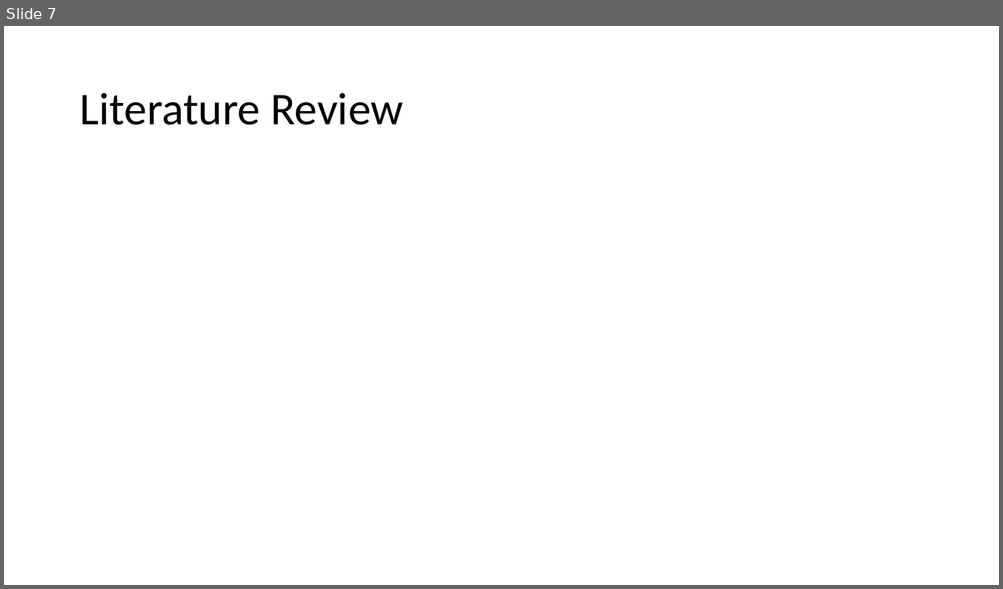
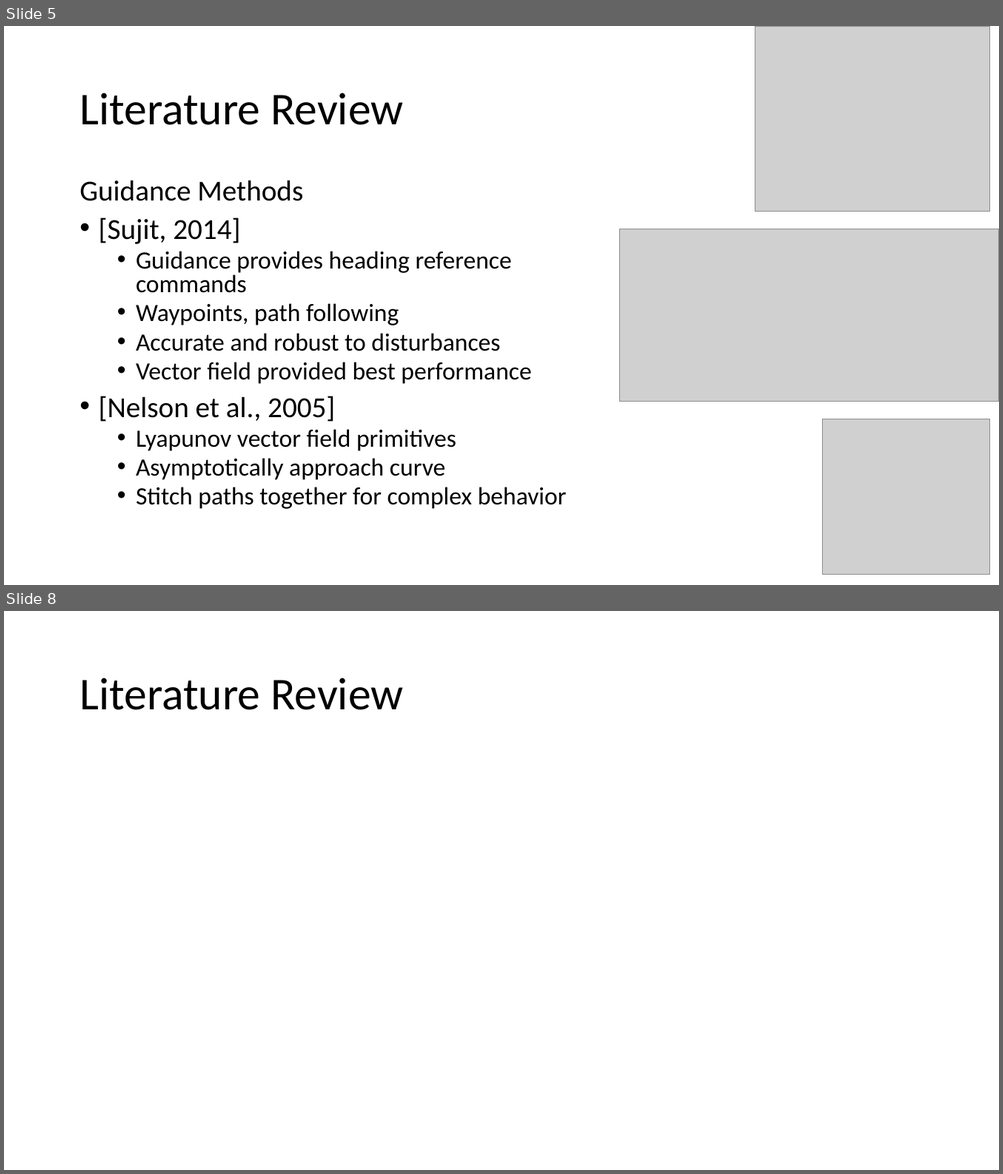
Before and after one commit to Flyingbobcats/thesisProposal2, a slide deck: Prop.pptx. Shown one above the other, each under a label of ours: slide 7 before the commit, slides 5 and 8 after it; the slides between them are not shown. The pictures are 1003x589 and 1003x1174 pixels, drawn with LibreOffice and Linux fonts; fonts in the diff are those of the drawing; grey boxes stand for pictures. Boxes give left, top, right and bottom in pixels: in the first picture for what was removed or moved away, otherwise in the second. Text is boxed around its words. In the diff, an @@ line names an element or a change of style, - is before the commit and + after.

```diff
--- a/Prop.pptx
+++ b/Prop.pptx
@@ slide 5 added at [4, 26, 999, 585], background #FFFFFF @@
@@ picture added at [754, 26, 990, 211] @@
@@ title added at [79, 93, 403, 125], 44 pt, text #000000 @@
+Literature Review
@@ text added at [79, 180, 566, 509], 24 pt, text #000000 @@
+Guidance Methods
+• [Sujit, 2014]
+  • Guidance provides heading reference commands
+  • Waypoints, path following
+  • Accurate and robust to disturbances
+  • Vector field provided best performance
+• [Nelson et al., 2005]
+  • Lyapunov vector field primitives
+  • Asymptotically approach curve
+  • Stitch paths together for complex behavior
@@ picture added at [620, 230, 999, 401] @@
@@ picture added at [822, 419, 990, 574] @@
@@ what was slide 7 is now slide 8 @@
```
Also in this commit, not shown: 4 slides changed, 4 other slides added, 6 slides removed, 7 other files.
